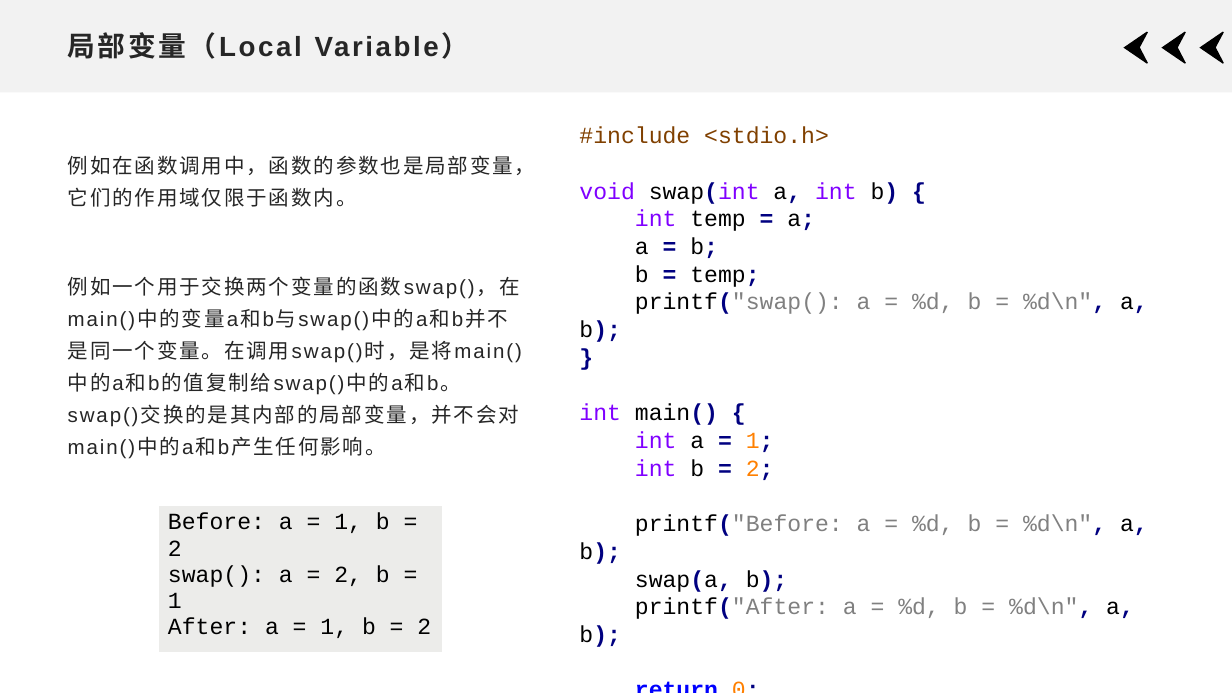
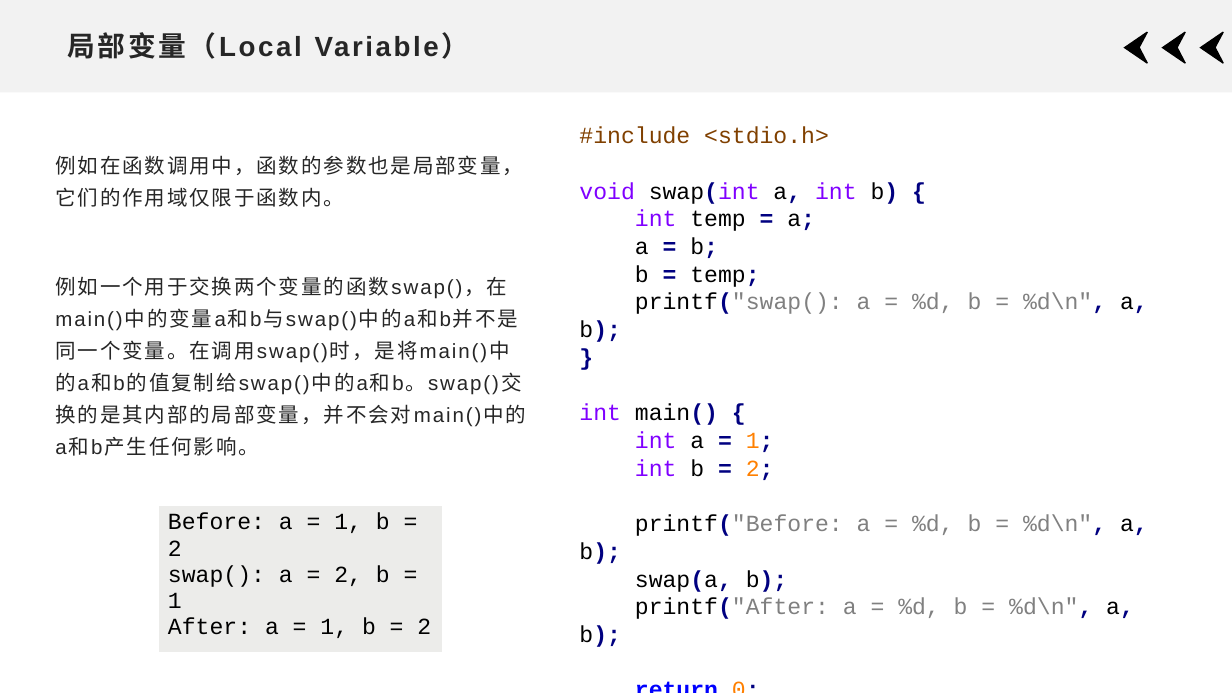
Before and after one commit to xdai02/C, a slide deck: slide 25 of slides/Chapter5.pptx. Drawn at 1232x693 pixels with LibreOffice and Linux fonts; fonts in the diff are those of the drawing. Boxes give left, top, right and bottom in pixels: in the first picture for what was removed or moved away, otherwise in the second. Text is boxed around its words. In the diff, an @@ line names an element or a change of style, - is before the commit and + after.

```diff
--- a/slides/Chapter5.pptx
+++ b/slides/Chapter5.pptx
@@ text "例如在函数调用中，函数的参数也是局部变量，它们的作用域仅限于函数内。" moved from (x1=68, y1=155, x2=536, y2=459) to (x1=55, y1=155, x2=526, y2=456) @@
```
Also in this commit, not shown: 2 other slides changed, 1 other file.
